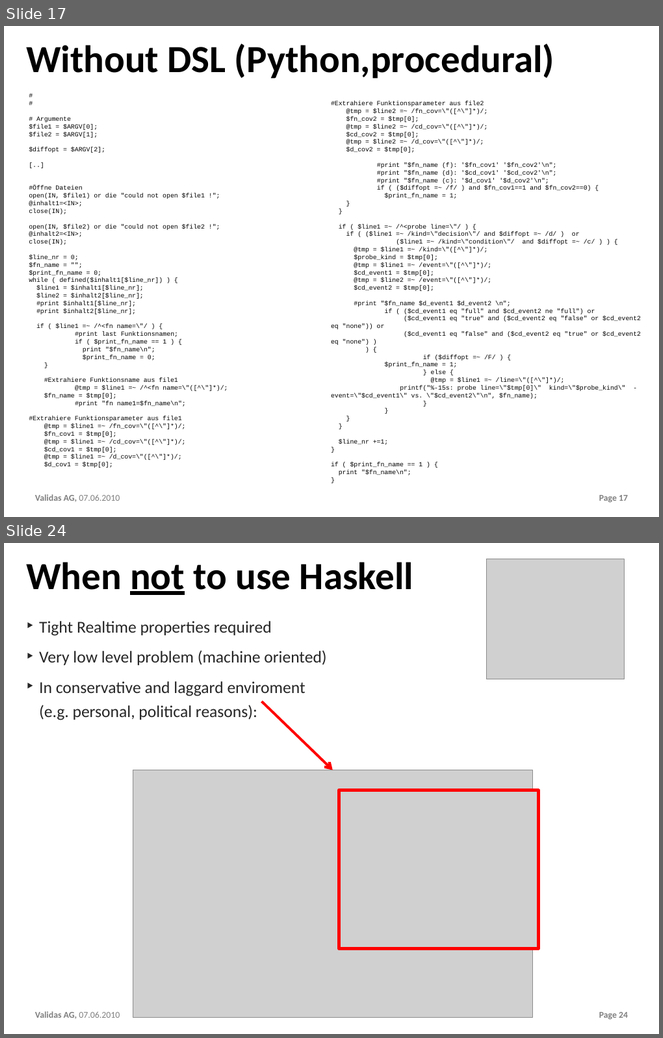
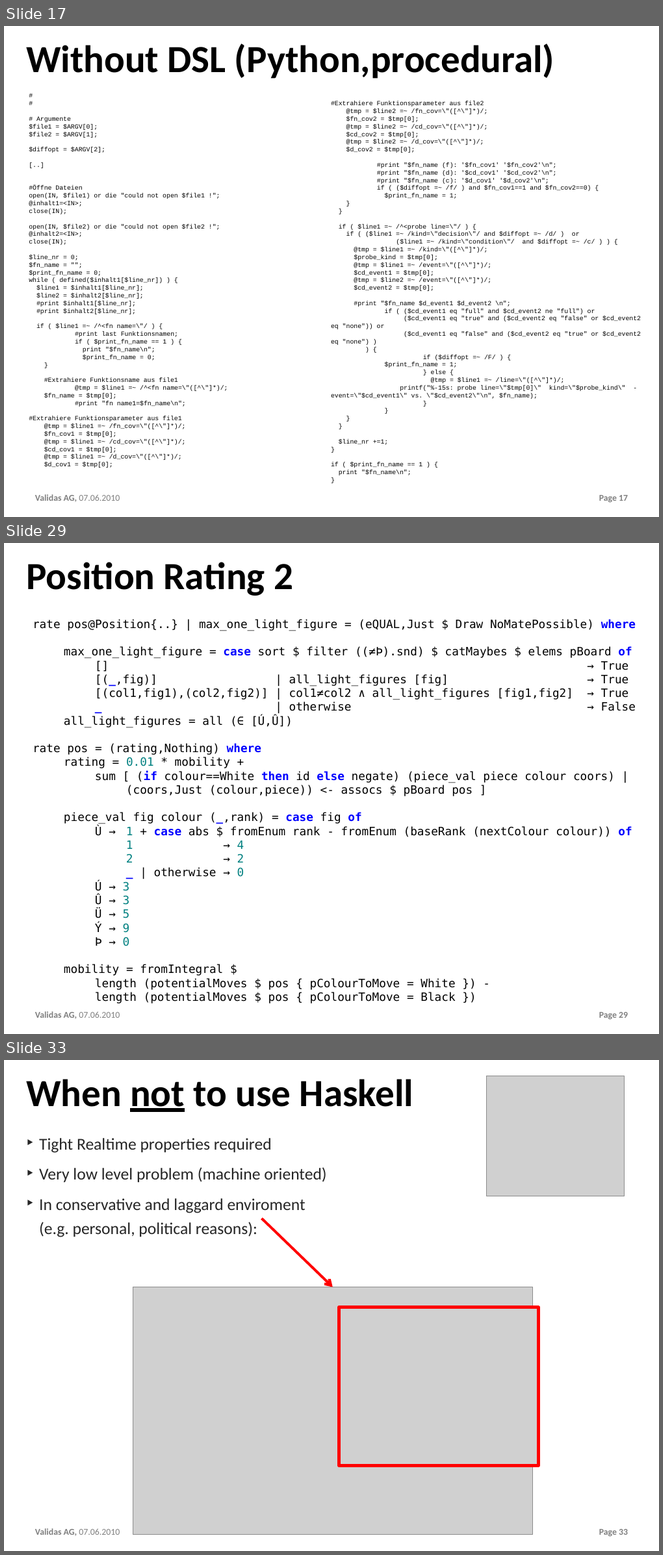
Before and after one commit to theoremprover/chess, a slide deck: ppt/Chess200.pptx. Shown one above the other, each under a label of ours: slides 17 and 24 before the commit, slides 17, 29 and 33 after it; the slides between them are not shown. The pictures are 663x1038 and 663x1555 pixels, drawn with LibreOffice and Linux fonts; fonts in the diff are those of the drawing; grey boxes stand for pictures; background and template pictures are left out. Boxes give left, top, right and bottom in pixels: in the first picture for what was removed or moved away, otherwise in the second. Text is boxed around its words. In the diff, an @@ line names an element or a change of style, - is before the commit and + after.

```diff
--- a/ppt/Chess200.pptx
+++ b/ppt/Chess200.pptx
@@ slide 29 added at <box>4,543,659,1034</box>, background #FFFFFF; not listed: 2 template elements that a slide beside it also shows @@
@@ title added at <box>26,562,293,596</box>, 60 pt, text #000000, bold @@
+Position Rating 2
@@ text added at <box>33,619,636,1004</box>, 18 pt, text #000000 @@
+rate pos@Position{..} | max_one_light_figure = (eQUAL,Just $ Draw NoMatePossible) where
+max_one_light_figure = case sort $ filter ((≠Þ).snd) $ catMaybes $ elems pBoard of
+[] → True
+[(_,fig)] | all_light_figures [fig] → True
+[(col1,fig1),(col2,fig2)] | col1≠col2 ∧ all_light_figures [fig1,fig2] → True
+_ | otherwise → False
+all_light_figures = all (∈ [Ú,Û])
+rate pos = (rating,Nothing) where
+rating = 0.01 * mobility +
+sum [ (if colour==White then id else negate) (piece_val piece colour coors) |
+(coors,Just (colour,piece)) <- assocs $ pBoard pos ]
+piece_val fig colour (_,rank) = case fig of
+Ù → 1 + case abs $ fromEnum rank - fromEnum (baseRank (nextColour colour)) of
+1 → 4
+2 → 2
+_ | otherwise → 0
+Ú → 3
+Û → 3
+Ü → 5
+Ý → 9
+Þ → 0
+mobility = fromIntegral $
+length (potentialMoves $ pos { pColourToMove = White }) -
+length (potentialMoves $ pos { pColourToMove = Black })
@@ what was slide 24 is now slide 33 @@
@@ page number at <box>599,1529,628,1536</box>: text changed @@
-Page 24
+Page 33
```
Also in this commit, not shown: 6 slides changed, 8 other slides added, 2 other files.
